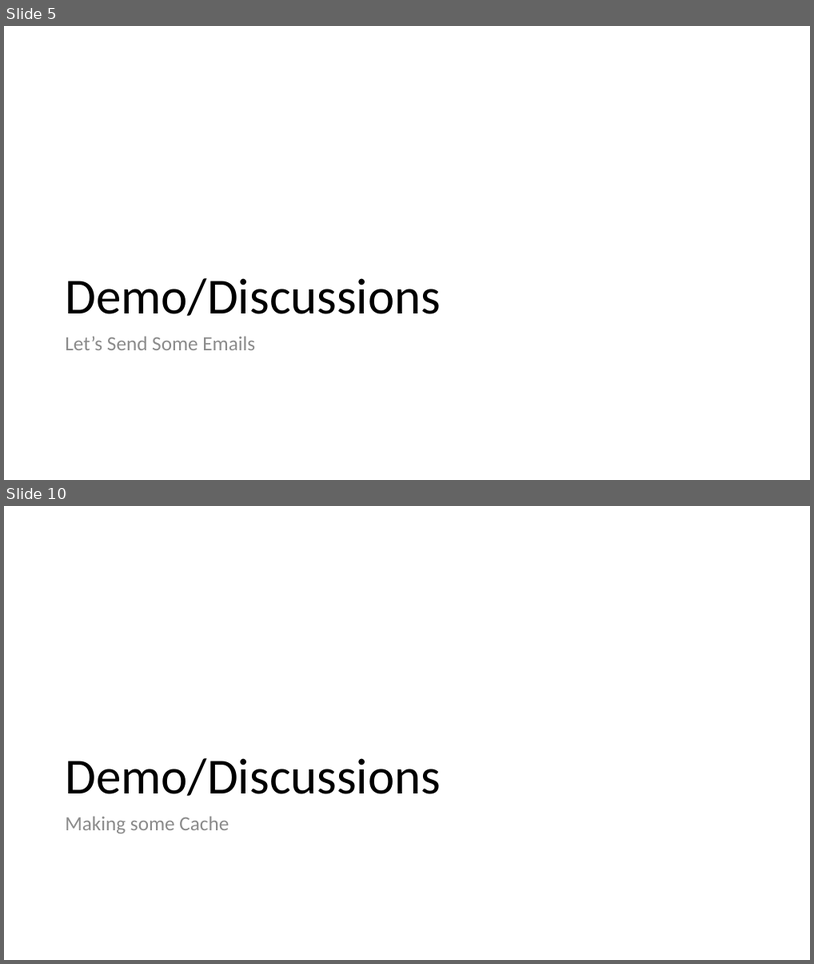
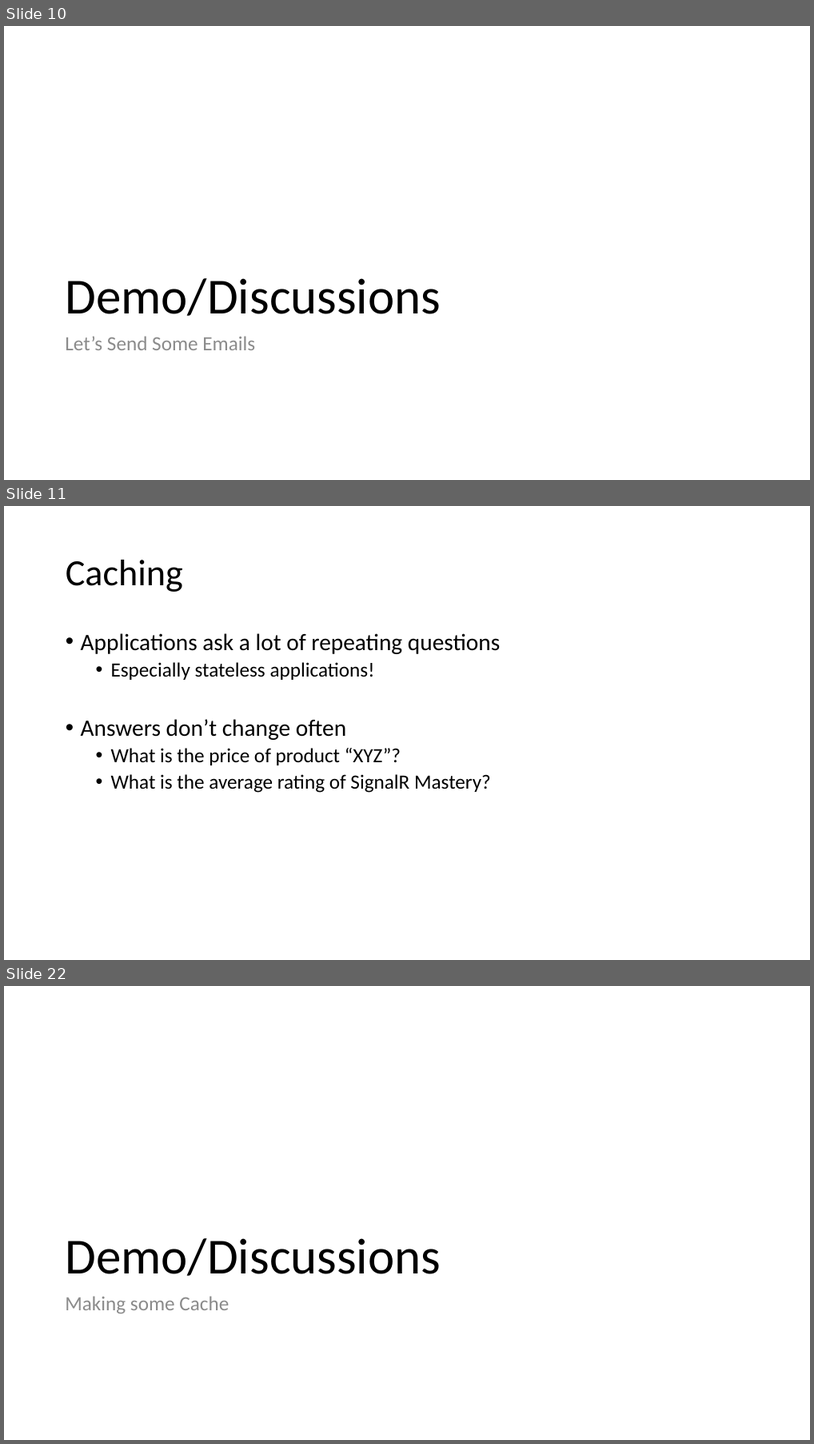
Before and after one commit to 1kevgriff/Workshop-ASPNETCore-Liftoff, a slide deck: Slides/02_DesignForSpeed.pptx. Shown one above the other, each under a label of ours: slides 5 and 10 before the commit, slides 10, 11 and 22 after it; the slides between them are not shown. The pictures are 814x964 and 814x1444 pixels, drawn with LibreOffice and Linux fonts; fonts in the diff are those of the drawing. Boxes give left, top, right and bottom in pixels: in the first picture for what was removed or moved away, otherwise in the second. Text is boxed around its words. In the diff, an @@ line names an element or a change of style, - is before the commit and + after.

```diff
--- a/Slides/02_DesignForSpeed.pptx
+++ b/Slides/02_DesignForSpeed.pptx
@@ slide 11 added at [4,506,810,960], background #FFFFFF @@
@@ title added at [66,560,183,592], 44 pt, text #000000 @@
+Caching
@@ text added at [81,633,500,792], 24 pt, text #000000 @@
+• Applications ask a lot of repeating questions
+  • Especially stateless applications!
+• Answers don’t change often
+  • What is the price of product “XYZ”?
+  • What is the average rating of SignalR Mastery?
@@ what was slide 5 is now slide 10 @@
@@ what was slide 10 is now slide 22 @@
```
Also in this commit, not shown: 2 slides changed, 15 other slides added, 4 slides removed, 6 other files.
